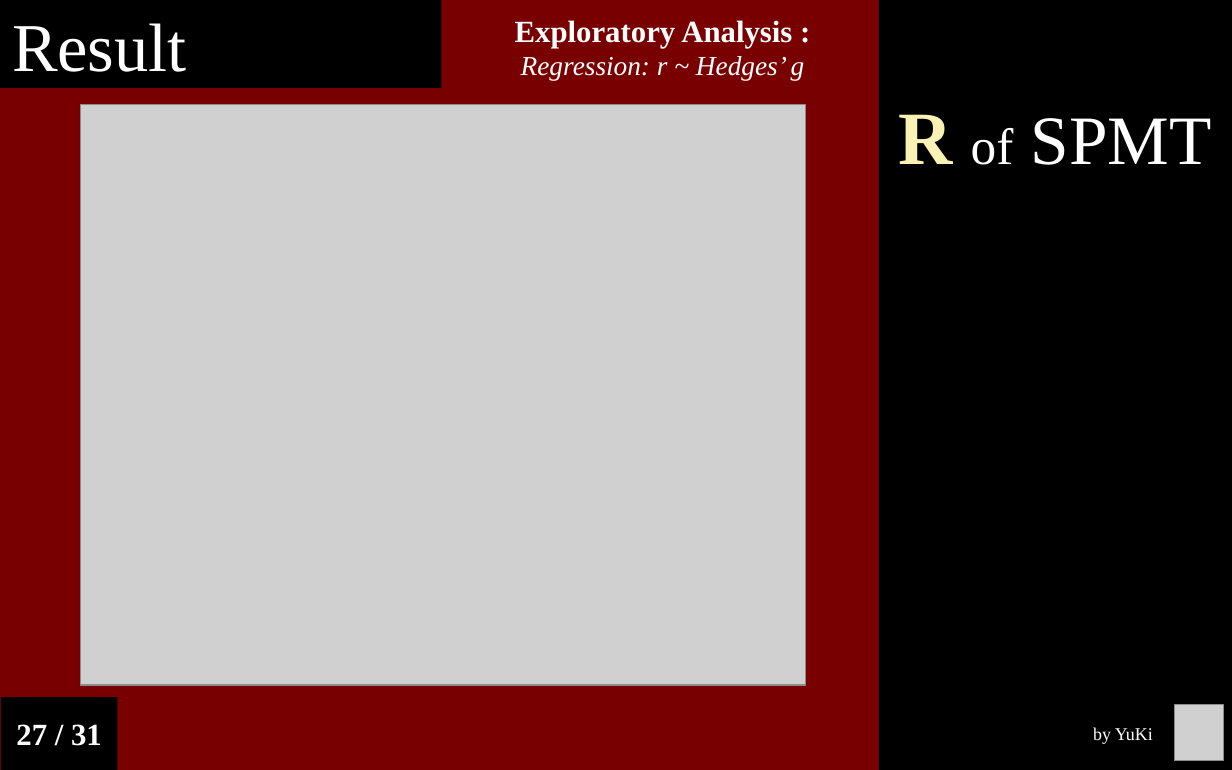
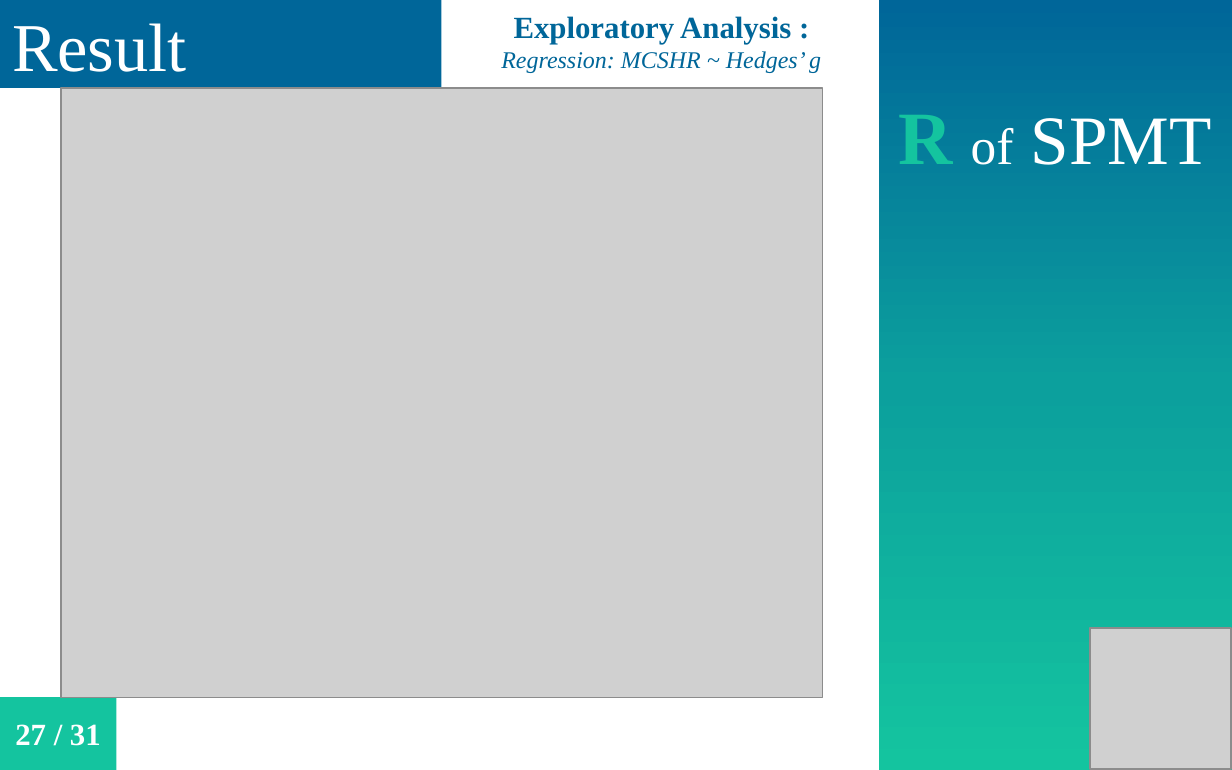
Before and after one commit to Chuan-Peng-Lab/ReliabilitySPE, a slide deck: slide 25 of 6_Reports/6_3_Phase_3/25th_NCP.pptx. Drawn at 1232x770 pixels with LibreOffice and Linux fonts; fonts in the diff are those of the drawing; grey boxes stand for pictures. Boxes give left, top, right and bottom in pixels: in the first picture for what was removed or moved away, otherwise in the second. Text is boxed around its words. In the diff, an @@ line names an element or a change of style, - is before the commit and + after.

```diff
--- a/6_Reports/6_3_Phase_3/25th_NCP.pptx
+++ b/6_Reports/6_3_Phase_3/25th_NCP.pptx
@@ background #780000 to #FFFFFF @@
@@ rectangle "Result" at [0,0,441,87]: fill #000000 to #006699 @@
@@ text at [514,16,791,44]: text colour #FFFFFF to #006699 in "Exploratory Analysis :" @@
@@ rectangle "R of SPMT" at [878,0,1232,770]: text colour #FAF1B4 to #14C49F, letter outline #FAF1B4 0.75 pt to #FFFFFF 0.75 pt in "R"; fill #000000 to gradient #006699 to #0CA09D to #14C49F @@
@@ text at [501,51,821,73]: text changed; size 16 to 14 pt; text colour #FFFFFF to #006699 @@
-Regression: r ~ Hedges’ g
+Regression: MCSHR ~ Hedges’ g
@@ picture: place and size @@
-picture at [80,105,806,685]
+picture at [62,87,823,697]
@@ picture added at [1090,628,1231,769] @@
@@ rectangle "27 / 31" at [0,697,116,770]: fill #000000 to #14C49F @@
@@ picture removed at [1174,705,1223,760] @@
@@ text removed at [1093,727,1153,744] @@
-by YuKi
```
Also in this commit, not shown: 29 other slides changed, 2 other files.
